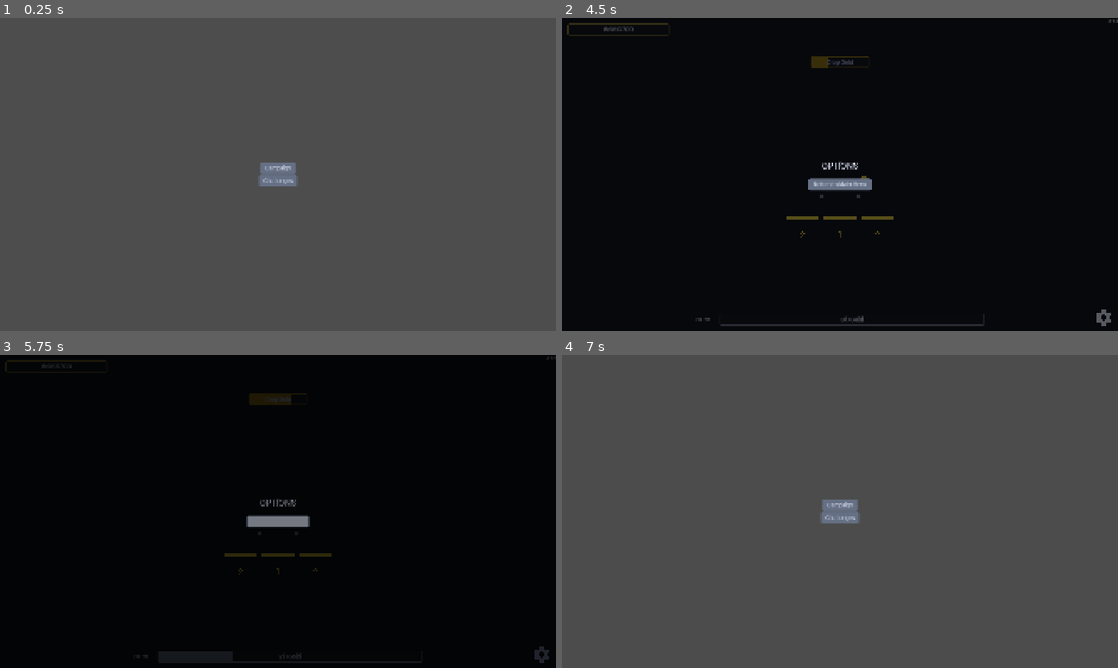
Above: before the commit, frames 1-4 (two rows, left to right).
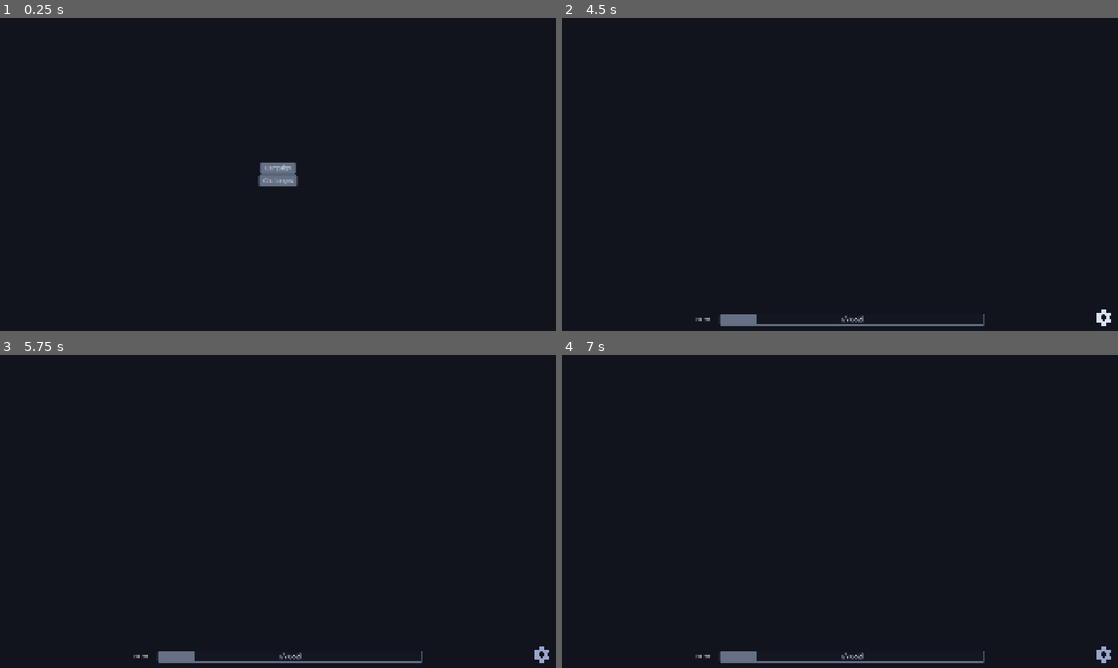
Above: after the commit, the same moments.

Repository: kjbrown-sandbox/pleenko
Game: Godot game, scene res://entities/main_menu/main_menu.tscn
The game is run twice, just before and just after one commit, with the same random seed, the same clock (stepped at 60 frames per second) and the same inputs.
Inputs (mouse positions are in pixels of both pictures, inside the frame that each line leads up to):
- Up to frame 1 (0.25 s): no input
- Up to frame 2 (4.5 s): click "Campaign" at 0.5 s; click "Campaign" at 1.25 s; tap Enter at 2 s; move the mouse to (962, 158) at 2.02 s; hold Right (board_right) 2.03-2.78 s; hold Space (drop_coin) 2.03-2.78 s; click (962, 158) at 2.17 s; tap R (reset_game) at 2.75 s; move the mouse to (728, 190) at 2.77 s; hold Down (challenges_down, bound only after the commit) 2.78-3.5 s; tap 1 (drop_unrefined) at 2.85 s; click (840, 61) at 3.5 s, where only the run before the commit has a clickable "Drop Gold"; click (1101, 318) at 4.25 s
- Up to frame 3 (5.75 s): click (278, 520) at 5 s, where only the run before the commit has a clickable "Return to Main Menu"
- Up to frame 4 (7 s): move the mouse to (895, 442) at 5.77 s; hold Right (board_right) 5.78-6.53 s; hold 1 (drop_unrefined) 5.78-6.53 s; move the mouse to (812, 574) at 6.52 s; hold Up (challenges_up, bound only after the commit) from 6.53 s (still down); tap Space (drop_coin) at 6.6 s; click (812, 574) at 6.67 s

The runs differ from the first frame. In frame 1, 100% of the frame differs, in the area x 0-100%, y 0-100%; in frame 2, 1.8%; in frame 3, 2.3%; in frame 4, 100%.
Error after the commit: Parse Error: Could not find type "ChallengeButton" in the current scope. (res://entities/main/main.gd:13)

Commit message:
Add basic challenge buttons

Diff:
--- a/autoloads/theme_provider/theme_provider.gd
+++ b/autoloads/theme_provider/theme_provider.gd
@@ -7,4 +7,5 @@
 		if value == null:
 			value = VisualTheme.new()
 		theme = value
+		RenderingServer.set_default_clear_color(theme.background_color)
 		theme_changed.emit()
--- /dev/null
+++ b/entities/challenges_menu/challenge_button.tscn
@@ -0,0 +1,21 @@
+[gd_scene format=3 uid="uid://fbw6oy2vcypq"]
+
+[ext_resource type="Script" uid="uid://rt86i7vy1e1x" path="res://entities/challenges_menu/challenge_button.gd" id="1_script"]
+
+[sub_resource type="BoxMesh" id="BoxMesh_diamond"]
+size = Vector3(0.6, 0.6, 0.1)
+
+[sub_resource type="SphereShape3D" id="SphereShape3D_812wr"]
+
+[node name="ChallengeButton" type="Node3D" unique_id=1781855903]
+script = ExtResource("1_script")
+
+[node name="MeshInstance3D" type="MeshInstance3D" parent="." unique_id=2142155426]
+transform = Transform3D(0.707107, -0.707107, 0, 0.707107, 0.707107, 0, 0, 0, 1, 0, 0, 0)
+mesh = SubResource("BoxMesh_diamond")
+
+[node name="Area3D" type="Area3D" parent="." unique_id=279396125]
+
+[node name="CollisionShape3D" type="CollisionShape3D" parent="Area3D" unique_id=1429501701]
+transform = Transform3D(0.707107, -0.707107, 0, 0.707107, 0.707107, 0, 0, 0, 1, 0, 0, 0)
+shape = SubResource("SphereShape3D_812wr")
--- a/entities/fill_bar/fill_bar.gd
+++ b/entities/fill_bar/fill_bar.gd
@@ -121,14 +121,14 @@
 	plus_button.add_theme_color_override("font_color", t.normal_text_color)
 	plus_button.add_theme_color_override("font_hover_color", t.normal_text_color)
 	plus_button.add_theme_color_override("font_pressed_color", t.normal_text_color)
-	plus_button.add_theme_color_override("font_disabled_color", t._resolve(VisualTheme.Palette.BG_5))
+	plus_button.add_theme_color_override("font_disabled_color", t.resolve(VisualTheme.Palette.BG_5))
 
 	# Style minus button (same outline style, with visible text)
 	_minus_styles = _apply_outline_style(minus_button, _fill_color, _disabled_color)
 	minus_button.add_theme_color_override("font_color", t.normal_text_color)
 	minus_button.add_theme_color_override("font_hover_color", t.normal_text_color)
 	minus_button.add_theme_color_override("font_pressed_color", t.normal_text_color)
-	minus_button.add_theme_color_override("font_disabled_color", t._resolve(VisualTheme.Palette.BG_5))
+	minus_button.add_theme_color_override("font_disabled_color", t.resolve(VisualTheme.Palette.BG_5))
 
 	main_button.focus_mode = Control.FOCUS_NONE
 	plus_button.focus_mode = Control.FOCUS_NONE
@@ -197,7 +197,7 @@
 	var t: VisualTheme = ThemeProvider.theme
 	var text_color: Color
 	if is_disabled or at_max:
-		text_color = t._resolve(VisualTheme.Palette.BG_5)
+		text_color = t.resolve(VisualTheme.Palette.BG_5)
 		_fill_rect.color = _disabled_color
 	else:
 		text_color = t.normal_text_color
--- a/entities/icon/icon.gd
+++ b/entities/icon/icon.gd
@@ -10,7 +10,7 @@
 	texture_normal = icon_texture
 	var mat := ShaderMaterial.new()
 	mat.shader = IconTintShader
-	mat.set_shader_parameter("tint_color", ThemeProvider.theme._resolve(color_source))
+	mat.set_shader_parameter("tint_color", ThemeProvider.theme.resolve(color_source))
 	material = mat
 	mouse_entered.connect(_on_mouse_entered)
 	mouse_exited.connect(_on_mouse_exited)
@@ -22,4 +22,4 @@
 
 
 func _on_mouse_exited() -> void:
-	(material as ShaderMaterial).set_shader_parameter("tint_color", ThemeProvider.theme._resolve(color_source))
+	(material as ShaderMaterial).set_shader_parameter("tint_color", ThemeProvider.theme.resolve(color_source))
--- a/entities/main/coin_values.gd
+++ b/entities/main/coin_values.gd
@@ -86,7 +86,7 @@
 	_hover_info_label.horizontal_alignment = HORIZONTAL_ALIGNMENT_CENTER
 	var t: VisualTheme = ThemeProvider.theme
 	_hover_info_label.add_theme_font_size_override("font_size", int(t.button_font_size))
-	_hover_info_label.add_theme_color_override("font_color", t._resolve(VisualTheme.Palette.BG_5))
+	_hover_info_label.add_theme_color_override("font_color", t.resolve(VisualTheme.Palette.BG_5))
 	var font: Font = t.button_font if t.button_font else t.label_font
 	if font:
 		_hover_info_label.add_theme_font_override("font", font)
--- a/entities/main/main.gd
+++ b/entities/main/main.gd
@@ -10,6 +10,8 @@
 @onready var options_icon: TextureButton = $CanvasLayer/OptionsIcon
 
 var _options_dialog: CanvasLayer
+var _challenge_buttons: Array[ChallengeButton] = []
+var _viewing_challenges := false
 
 func _ready() -> void:
 	_setup_environment()
@@ -17,6 +19,7 @@
 	coin_values.setup(board_manager)
 	_setup_gear_button()
 	_setup_options_dialog()
+	_collect_challenge_buttons()
 
 	if ChallengeManager.is_active_challenge:
 		_setup_challenge()
@@ -87,7 +90,11 @@
 func _input(event: InputEvent) -> void:
 	if ChallengeManager.is_active_challenge:
 		return
-	if event.is_action_pressed("quicksave"):
+	if event.is_action_pressed("challenges_down") and not _viewing_challenges:
+		_go_to_random_challenge()
+	elif event.is_action_pressed("challenges_up") and _viewing_challenges:
+		_go_back_to_board()
+	elif event.is_action_pressed("quicksave"):
 		SaveManager.save_game()
 	elif event.is_action_pressed("reset_game"):
 		SaveManager.reset_game()
@@ -115,3 +122,26 @@
 	var mins := int(seconds) / 60
 	var secs := int(seconds) % 60
 	game_timer.text = "%d:%02d" % [mins, secs]
+
+
+func _collect_challenge_buttons() -> void:
+	for child in get_children():
+		if child is ChallengeButton:
+			_challenge_buttons.append(child)
+
+
+func _go_to_random_challenge() -> void:
+	if _challenge_buttons.is_empty():
+		return
+	_viewing_challenges = true
+	var button: ChallengeButton = _challenge_buttons.pick_random()
+	var target := Vector3(button.position.x, button.position.y, camera.position.z)
+	var tween := create_tween()
+	tween.tween_property(camera, "position", target, board_manager.camera_tween_duration) \
+		.set_ease(Tween.EASE_IN_OUT) \
+		.set_trans(Tween.TRANS_CUBIC)
+
+
+func _go_back_to_board() -> void:
+	_viewing_challenges = false
+	board_manager._tween_camera_to_active_board()
--- a/entities/main/main.tscn
+++ b/entities/main/main.tscn
@@ -8,6 +8,7 @@
 [ext_resource type="PackedScene" path="res://entities/prestige_dialog/prestige_dialog.tscn" id="5_prestige"]
 [ext_resource type="Script" uid="uid://byxgr86jpb1oy" path="res://entities/main/challenge_hud.gd" id="6_chalhud"]
 [ext_resource type="PackedScene" uid="uid://bnr48yvvij4ge" path="res://entities/icon/icon.tscn" id="6_kg4ji"]
+[ext_resource type="PackedScene" uid="uid://fbw6oy2vcypq" path="res://entities/challenges_menu/challenge_button.tscn" id="9_wdeyu"]
 
 [node name="Main" type="Node3D" unique_id=441209692]
 script = ExtResource("1_j5li3")
@@ -84,3 +85,18 @@
 [node name="LevelUpDialog" parent="." unique_id=1315791600 instance=ExtResource("3_levelup")]
 
 [node name="PrestigeDialog" parent="." unique_id=1265018027 instance=ExtResource("5_prestige")]
+
+[node name="ChallengeButton" parent="." unique_id=1781855903 instance=ExtResource("9_wdeyu")]
+transform = Transform3D(1, 0, 0, 0, 1, 0, 0, 0, 1, -3.3617153, -12.039692, 0)
+
+[node name="ChallengeButton2" parent="." unique_id=1451656630 instance=ExtResource("9_wdeyu")]
+transform = Transform3D(1, 0, 0, 0, 1, 0, 0, 0, 1, -1.4022074, -10.44445, 0)
+
+[node name="ChallengeButton3" parent="." unique_id=389110603 instance=ExtResource("9_wdeyu")]
+transform = Transform3D(1, 0, 0, 0, 1, 0, 0, 0, 1, -1.4022074, -13.773102, 0)
+
+[node name="ChallengeButton4" parent="." unique_id=1425851798 instance=ExtResource("9_wdeyu")]
+transform = Transform3D(1, 0, 0, 0, 1, 0, 0, 0, 1, 1.5244942, -14.627246, 0)
+
+[node name="ChallengeButton5" parent="." unique_id=246419258 instance=ExtResource("9_wdeyu")]
+transform = Transform3D(1, 0, 0, 0, 1, 0, 0, 0, 1, 2.881085, -13.207821, 0)
--- a/entities/plinko_board/plinko_board.gd
+++ b/entities/plinko_board/plinko_board.gd
@@ -97,7 +97,7 @@
 	_drop_hover_label.horizontal_alignment = HORIZONTAL_ALIGNMENT_CENTER
 	_drop_hover_label.add_theme_font_size_override("font_size", int(t.button_font_size))
 	_drop_hover_label.add_theme_constant_override("line_spacing", -int(t.button_font_size) / 3)
-	_drop_hover_label.add_theme_color_override("font_color", t._resolve(VisualTheme.Palette.BG_5))
+	_drop_hover_label.add_theme_color_override("font_color", t.resolve(VisualTheme.Palette.BG_5))
 	var font: Font = t.button_font if t.button_font else t.label_font
 	if font:
 		_drop_hover_label.add_theme_font_override("font", font)
--- a/entities/plinko_board/upgrade_section.gd
+++ b/entities/plinko_board/upgrade_section.gd
@@ -16,7 +16,7 @@
 	# Style the hover info label
 	var t: VisualTheme = ThemeProvider.theme
 	hover_info_label.add_theme_font_size_override("font_size", int(t.button_font_size))
-	hover_info_label.add_theme_color_override("font_color", t._resolve(VisualTheme.Palette.BG_5))
+	hover_info_label.add_theme_color_override("font_color", t.resolve(VisualTheme.Palette.BG_5))
 	var font: Font = t.button_font if t.button_font else t.label_font
 	if font:
 		hover_info_label.add_theme_font_override("font", font)
--- a/project.godot
+++ b/project.godot
@@ -75,6 +75,16 @@
 "events": [Object(InputEventKey,"resource_local_to_scene":false,"resource_name":"","device":-1,"window_id":0,"alt_press …(195 unchanged characters)…
 ]
 }
+challenges_down={
+"deadzone": 0.2,
+"events": [Object(InputEventKey,"resource_local_to_scene":false,"resource_name":"","device":-1,"window_id":0,"alt_pressed":false,"shift_pressed":false,"ctrl_pressed":false,"meta_pressed":false,"pressed":false,"keycode":0,"physical_keycode":4194322,"key_label":0,"unicode":0,"location":0,"echo":false,"script":null)
+]
+}
+challenges_up={
+"deadzone": 0.2,
+"events": [Object(InputEventKey,"resource_local_to_scene":false,"resource_name":"","device":-1,"window_id":0,"alt_pressed":false,"shift_pressed":false,"ctrl_pressed":false,"meta_pressed":false,"pressed":false,"keycode":0,"physical_keycode":4194320,"key_label":0,"unicode":0,"location":0,"echo":false,"script":null)
+]
+}
 
 [physics]
 
--- a/style_lab/visual_theme.gd
+++ b/style_lab/visual_theme.gd
@@ -148,7 +148,7 @@
 
 # ── Palette resolver ─────────────────────────────────────────────────
 
-func _resolve(source: Palette) -> Color:
+func resolve(source: Palette) -> Color:
 	match source:
 		Palette.BG_1: return bg_shade_1
 		Palette.BG_2: return bg_shade_2
@@ -172,29 +172,29 @@
 # ── Derived colors (resolved from palette assignments) ───────────────
 
 var background_color: Color:
-	get: return _resolve(background_source)
+	get: return resolve(background_source)
 var ambient_light_color: Color:
-	get: return _resolve(ambient_light_source)
+	get: return resolve(ambient_light_source)
 var directional_light_color: Color:
-	get: return _resolve(directional_light_source)
+	get: return resolve(directional_light_source)
 var peg_color: Color:
-	get: return _resolve(peg_color_source)
+	get: return resolve(peg_color_source)
 var high_multiplier_color: Color:
-	get: return _resolve(high_multiplier_source)
+	get: return resolve(high_multiplier_source)
 var normal_text_color: Color:
-	get: return _resolve(normal_text_source)
+	get: return resolve(normal_text_source)
 var at_cap_text_color: Color:
-	get: return _resolve(at_cap_text_source)
+	get: return resolve(at_cap_text_source)
 var button_enabled_color: Color:
-	get: return _resolve(button_enabled_source)
+	get: return resolve(button_enabled_source)
 var button_disabled_color: Color:
-	get: return _resolve(button_disabled_source)
+	get: return resolve(button_disabled_source)
 var button_hovered_color: Color:
-	get: return _resolve(button_hovered_source)
+	get: return resolve(button_hovered_source)
 var button_text_color: Color:
-	get: return _resolve(button_text_source)
+	get: return resolve(button_text_source)
 var button_border_color: Color:
-	get: return _resolve(button_border_source)
+	get: return resolve(button_border_source)
 
 
 # ── Button style helpers ─────────────────────────────────────────────
Not shown, added: entities/challenges_menu/challenge_button.gd.uid
